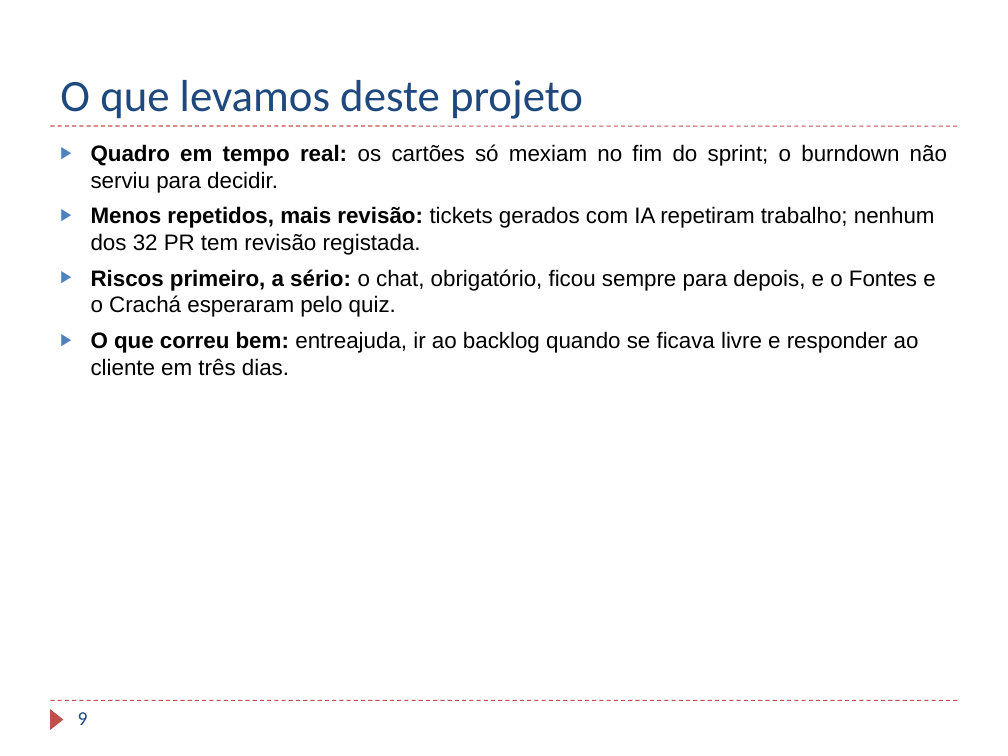
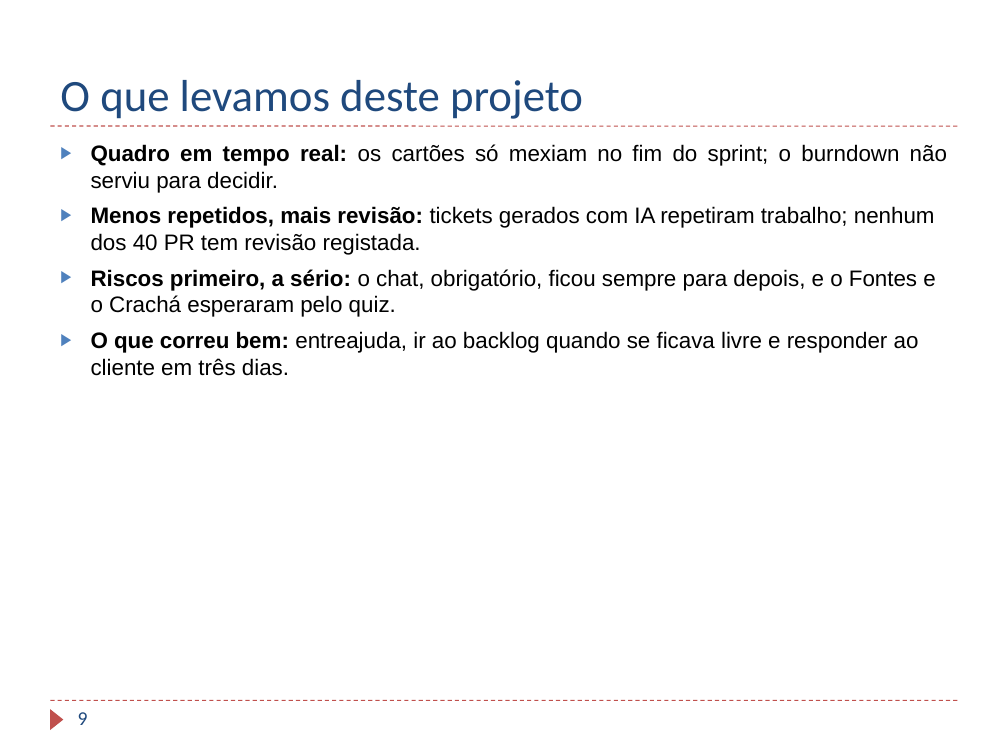
Before and after one commit to TaniaBmGuedes/MDS-TP4, a slide deck: slide 9 of entrega/07_Apresentacao_Final.pptx. Drawn at 1008x756 pixels with LibreOffice and Linux fonts; fonts in the diff are those of the drawing; background and template pictures are left out. Boxes give left, top, right and bottom in pixels: in the first picture for what was removed or moved away, otherwise in the second. Text is boxed around its words. In the diff, an @@ line names an element or a change of style, - is before the commit and + after.

Commit message:
Entrega: documentos atualizados a 16/11 (chat no site, Sprint 2 com 24 de 33 SP, 40 PR, 149 testes)
- Plano, backlog, atas, teste do chatbot, relatório e apresentação com o
  estado do Jira e do GitHub a 16/11: tickets 15 e 21 em Done, chat
  (ticket 40) em curso e integrado no site pelo PR #44, ainda sem acesso
  às coleções; gráfico do simulador melhorado (PR #41).
- Capturas do site de 15/11 usadas na secção 8 do relatório.
- README com o pré-visualização do main (deploy-preview-44) e o que falta.

```diff
--- a/entrega/07_Apresentacao_Final.pptx
+++ b/entrega/07_Apresentacao_Final.pptx
@@ text at <box>91,206,935,255</box>: text changed @@
-▶ Menos repetidos, mais revisão: tickets gerados com IA repetiram trabalho; nenhum dos 32 PR tem revisão registada.
+▶ Menos repetidos, mais revisão: tickets gerados com IA repetiram trabalho; nenhum dos 40 PR tem revisão registada.
```
Also in this commit, not shown: 2 other slides changed, 15 other files.
